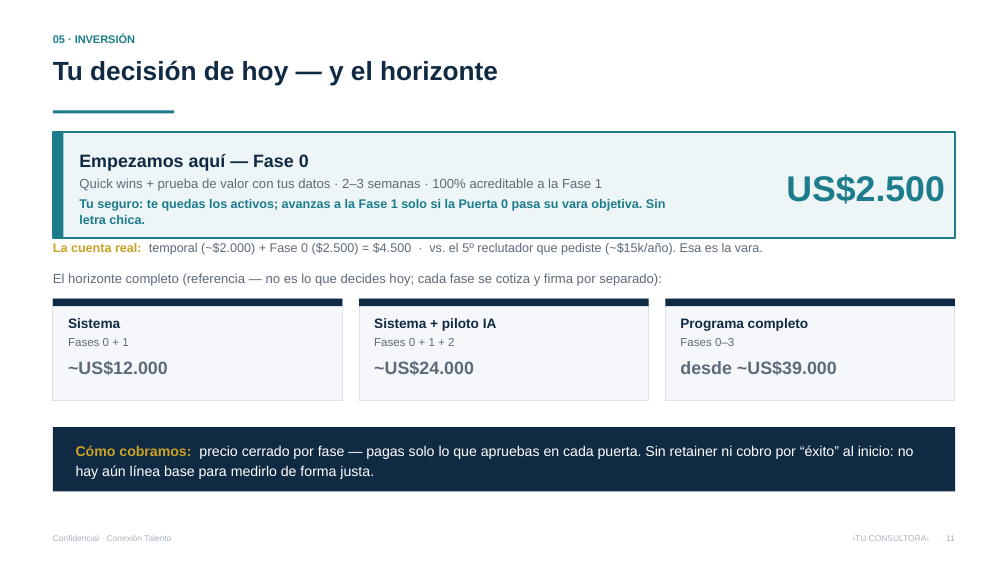
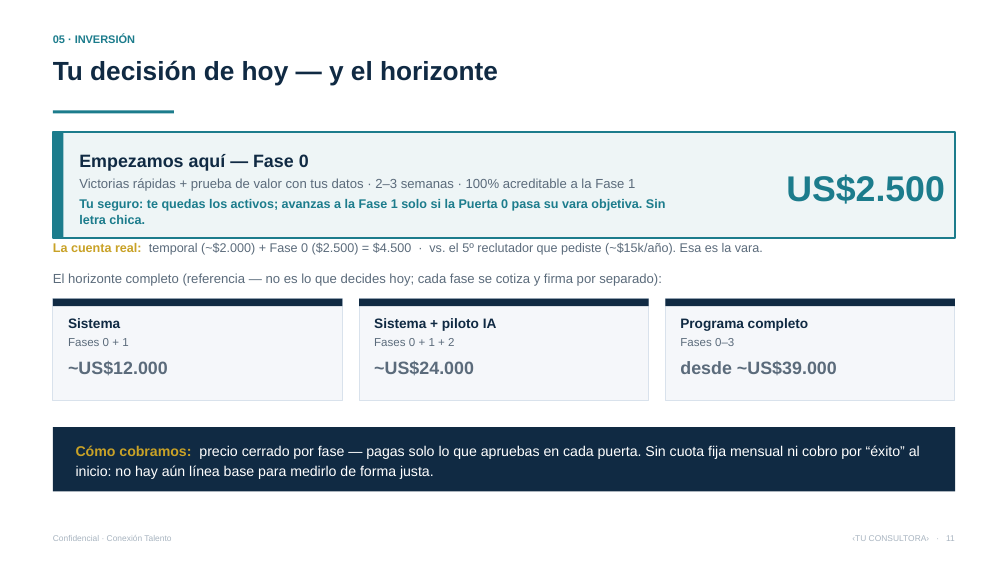
Before and after one commit to vverlaine/conexion-talento-ia, a slide deck: slide 11 of 04-propuesta/Presentacion-Conexion-Talento.pptx. Drawn at 1008x567 pixels with LibreOffice and Linux fonts; fonts in the diff are those of the drawing. Boxes give left, top, right and bottom in pixels: in the first picture for what was removed or moved away, otherwise in the second. Text is boxed around its words. In the diff, an @@ line names an element or a change of style, - is before the commit and + after.

```diff
--- a/04-propuesta/Presentacion-Conexion-Talento.pptx
+++ b/04-propuesta/Presentacion-Conexion-Talento.pptx
@@ text at [79, 178, 635, 191]: text changed @@
-Quick wins + prueba de valor con tus datos · 2–3 semanas · 100% acreditable a la Fase 1
+Victorias rápidas + prueba de valor con tus datos · 2–3 semanas · 100% acreditable a la Fase 1
@@ text at [76, 445, 920, 479]: text changed @@
-Cómo cobramos: precio cerrado por fase — pagas solo lo que apruebas en cada puerta. Sin retainer ni cobro por “éxito” al inicio: no hay aún línea base para medirlo de forma justa.
+Cómo cobramos: precio cerrado por fase — pagas solo lo que apruebas en cada puerta. Sin cuota fija mensual ni cobro por “éxito” al inicio: no hay aún línea base para medirlo de forma justa.
```
Also in this commit, not shown: 13 other slides changed, 19 other files.
